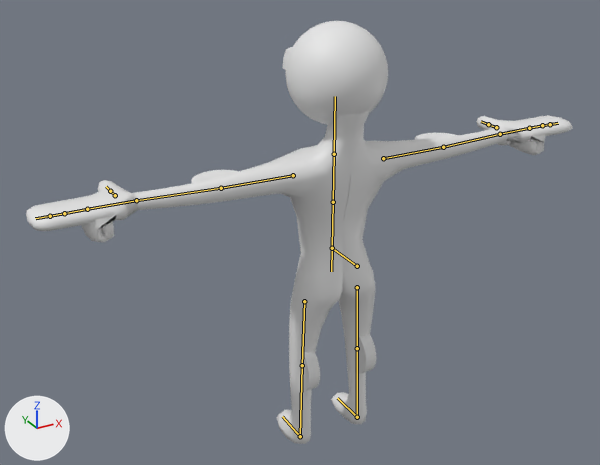
What one commit did to the Blender file BlenderModels/AnotherPlatformerMan.blend.
Both versions are drawn from a camera (50 mm lens) standing at (-1.121, -1.874, 1.615) and looking at (-0.028, 0.113, 0.621). The lights are fixed; the arrows at lower left show +X, +Y and +Z. The older version comes first. Both versions are drawn at the pose saved in each file; the numbers are the values there. The bones that change, and the others that lie on the model, are drawn over the model as lines.

Names of what the first picture shows: 'BicepsGuide', 'Cube', 'Hands', 'Hands_Fist', 'Head', 'LegBicepsGuide'.
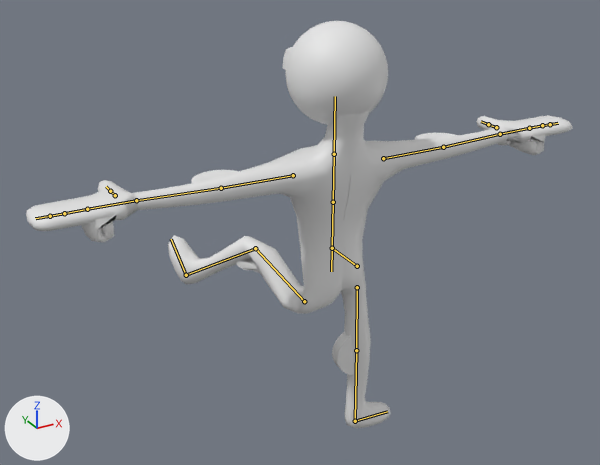
What the commit changed:
Bone 'Leg_R' (bone_leg_r) turns from (0, 0, 0) to (-26, 95, -24) degrees about its own x, y and z.
Bone 'Leg_L' (bone_leg_l) turns from (0, 0, 0) to (-23, 12, 123) degrees about its own x, y and z.
Bone 'LowerLeg_L' (bone_lowerleg_l) turns from (0, 0, 0) to (-17, 4, -65) degrees about its own x, y and z.

What differs and where, as boxes [x1, y1, x2, y2] in the pictures (600 x 465 px):
'Cube', posed: before [134, 111, 508, 444]; after [134, 111, 508, 428]
'LegBicepsGuide', posed (54% wider, 95% taller): before [299, 333, 376, 392]; after [235, 259, 354, 375]
bone 'Leg_R', root to tip: before (357, 287) to (357, 348); after (357, 287) to (356, 350)
bone 'Leg_L', root to tip: before (304, 301) to (302, 365); after (304, 301) to (255, 248)
bone 'LowerLeg_L', root to tip: before (302, 365) to (300, 436); after (255, 248) to (186, 275)
